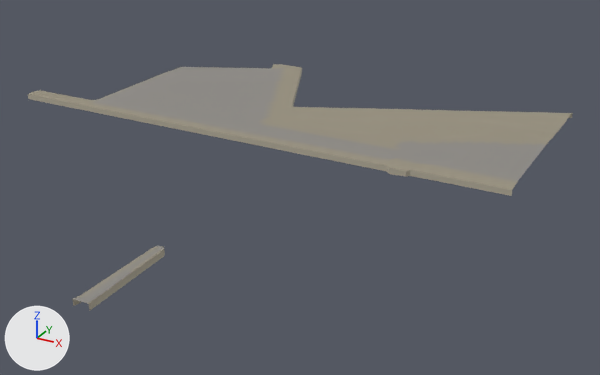
The glTF model gibraltar/data/build/tiles/T_W2_N5/terrain.glb as it was, and as the next commit left it.
Rendered twice from a camera (50 mm lens) standing at (637.0, -303.0, 255.0) and looking at (320.0, 273.0, -33.0). Every picture has the same lights, and +X, +Y and +Z are marked at lower left. The first picture is the older version. Vertices at exactly the same position are counted once.

Script lines for the objects in view, before the commit:
```python
me_t_w2_n5_terrain = bpy.data.meshes.new('T_W2_N5_terrain')
me_t_w2_n5_terrain.from_pydata(...)  # 4097 vertices, 6988 faces; spans x 0.0..500.0, y 0.0..500.0, z -4.0..3.0
# faces by material slot: [6402, 586]
me_t_w2_n5_terrain.materials.append(mat_m_terrain)
me_t_w2_n5_terrain.materials.append(mat_m_cliff)
ob_t_w2_n5_terrain = bpy.data.objects.new('T_W2_N5_terrain', me_t_w2_n5_terrain)
ob_t_w2_n5_terrain.location = (0.0, 0.0, 0.0)
```
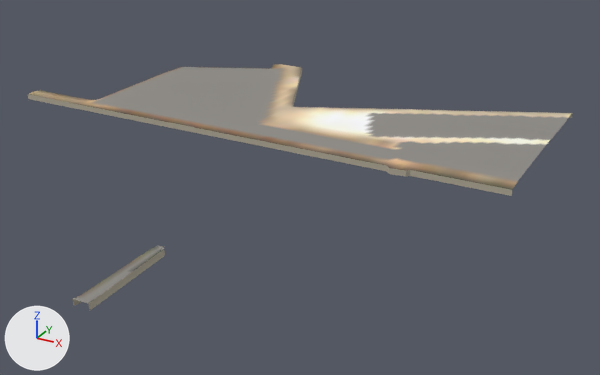
What differs and where, as boxes [x1, y1, x2, y2] in the pictures (600 x 375 px):
part 1 of me_t_w2_n5_terrain, recoloured: [30, 64, 570, 299] in both
part 2 of me_t_w2_n5_terrain, recoloured: [85, 64, 572, 165] in both
part 3 of me_t_w2_n5_terrain, recoloured: [38, 64, 515, 297] in both

Edits to the bpy script that builds the scene:
```text
Change me_t_w2_n5_terrain:
    where me_t_w2_n5_terrain.from_pydata(...)  # 4097 vertices, 6988 faces; spans x 0.0..500.0, y 0.0..500.0, z -4.0..3.0
    used by ob_t_w2_n5_terrain; location = (0.0, 0.0, 0.0)
    me_t_w2_n5_terrain part 1: 1731 faces centred in x 2.0..499.0, y 2.0..498.0, z 1.0..3.0 are repainted in the vertex colours; the middle colour goes from yellow #999280 to grey #8f8c87
    me_t_w2_n5_terrain part 2: 1236 faces centred in x 72.0..498.0, y 283.0..498.0, z 1.0..3.0 are repainted in the vertex colours; the middle colour goes from yellow #999280 to beige #dfcaab
    me_t_w2_n5_terrain part 3: 629 faces centred in x 0.0..500.0, y 0.0..500.0, z 1.0..2.0 are repainted in the vertex colours; the middle colour goes from yellow #999280 to brown #70604b
```
